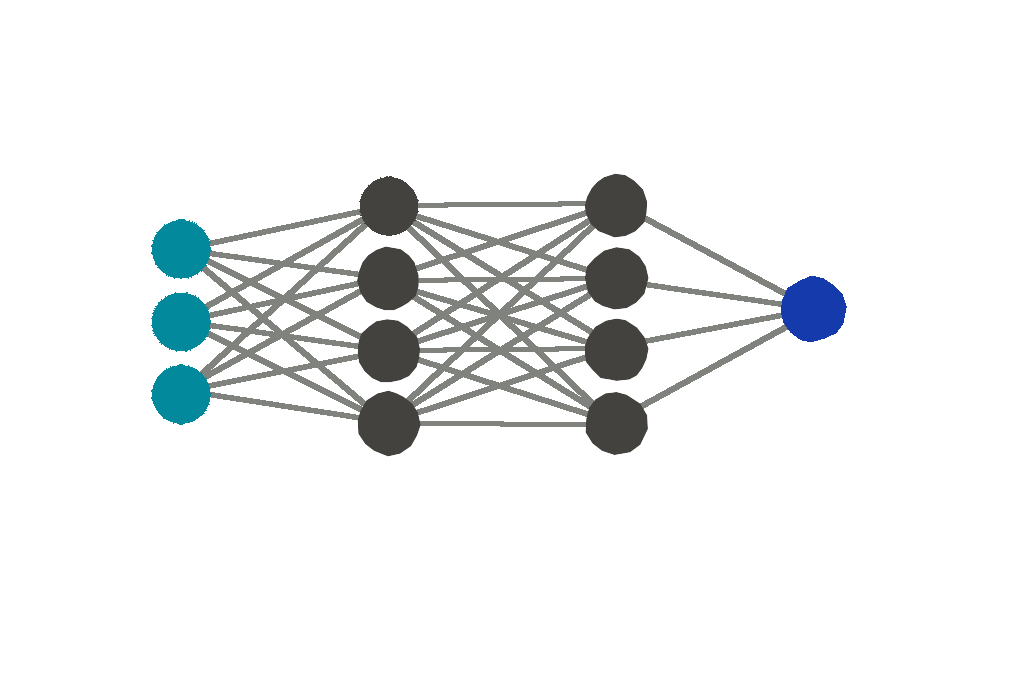
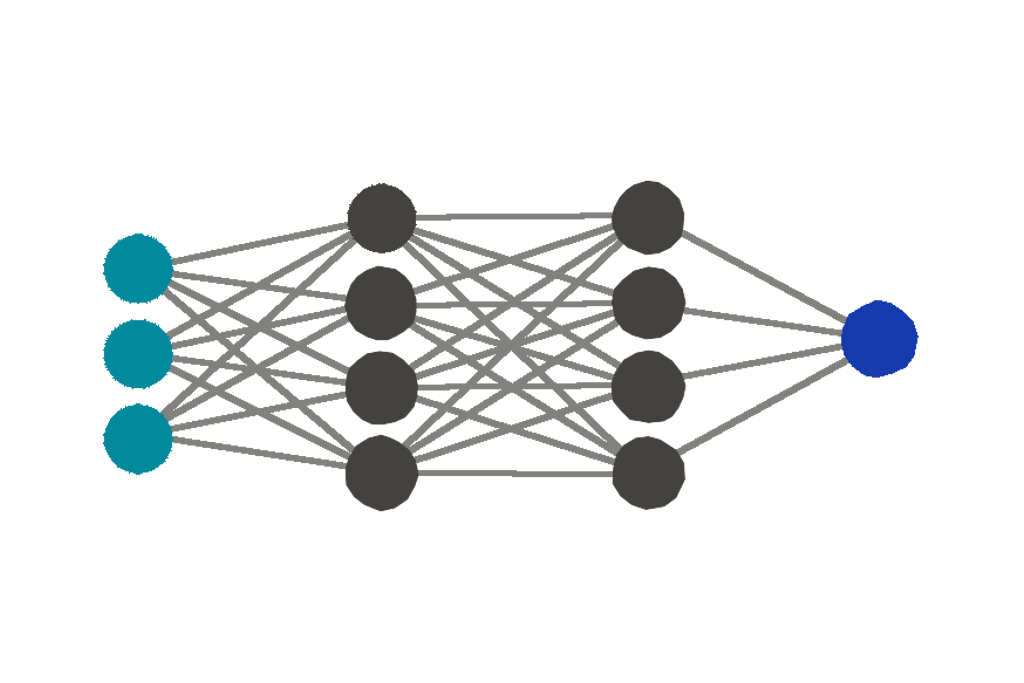
Before/after of a 1024 x 683 layered artwork. What changed in the layer stack:
removed layer "Layer" over [151, 173, 847, 457]
painted on "Layer #1" over [102, 180, 919, 512]
